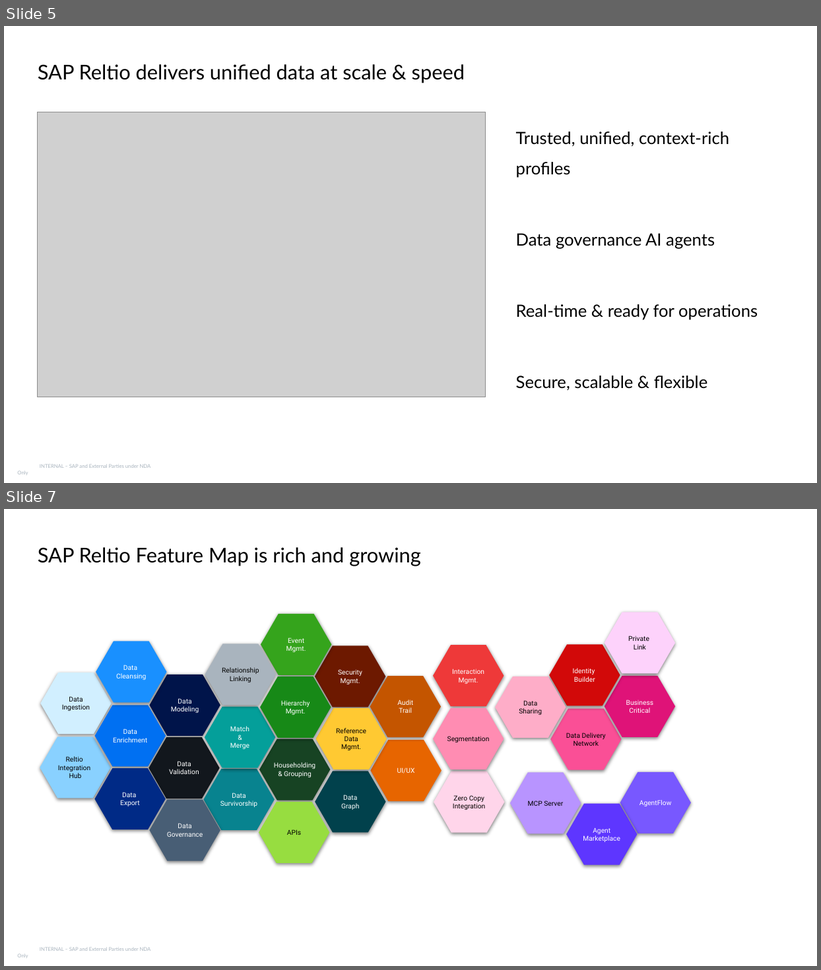
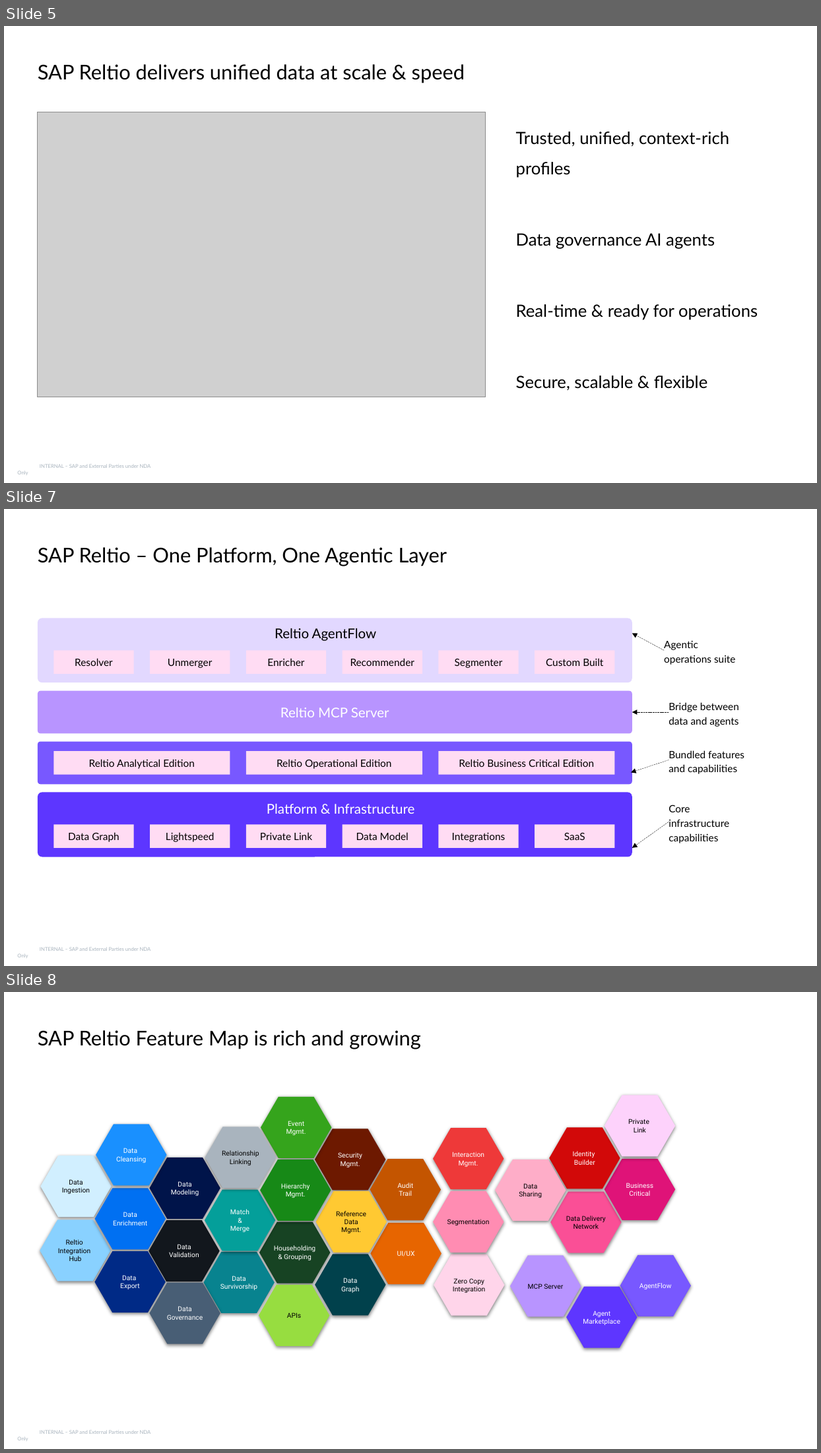
Before and after one commit to SAP-samples/teched2026-DA160, a slide deck: DA160 - Build Real-Time, Unified Data Products for Agentic AI with SAP Reltio.pptx. Shown one above the other, each under a label of ours: slides 5 and 7 before the commit, slides 5, 7 and 8 after it; the slides between them are not shown. The pictures are 821x970 and 821x1453 pixels, drawn with LibreOffice and Linux fonts; fonts in the diff are those of the drawing; grey boxes stand for pictures. Boxes give left, top, right and bottom in pixels: in the first picture for what was removed or moved away, otherwise in the second. Text is boxed around its words. In the diff, an @@ line names an element or a change of style, - is before the commit and + after.

```diff
--- a/DA160 - Build Real-Time, Unified Data Products for Agentic AI with SAP Reltio.pptx
+++ b/DA160 - Build Real-Time, Unified Data Products for Agentic AI with SAP Reltio.pptx
@@ slide 7 added at <box>4,509,817,966</box>, background #FFFFFF; not listed: 1 template element that a slide beside it also shows @@
@@ title added at <box>38,547,448,566</box>, 24 pt, text #000000 @@
+SAP Reltio – One Platform, One Agentic Layer
@@ rounded rectangle added at <box>38,618,632,683</box>, fill #E2D8FF @@
@@ text added at <box>275,628,376,641</box>, 16 pt, text #000000 @@
+Reltio AgentFlow
@@ arrow added from (664, 650) to (632, 633), #000000 0.25 pt dashed @@
@@ text added at <box>664,640,736,665</box>, 12 pt, text #000000 @@
+Agentic operations suite
@@ rectangle added at <box>54,650,134,673</box>, fill #FFDCF3, 12 pt, text #000000 @@
+Resolver
@@ rectangle added at <box>150,650,230,673</box>, fill #FFDCF3, 12 pt, text #000000 @@
+Unmerger
@@ rectangle added at <box>246,650,326,673</box>, fill #FFDCF3, 12 pt, text #000000 @@
+Enricher
@@ rectangle added at <box>343,650,422,673</box>, fill #FFDCF3, 12 pt, text #000000 @@
+Recommender
@@ rectangle added at <box>438,650,518,673</box>, fill #FFDCF3, 12 pt, text #000000 @@
+Segmenter
@@ rectangle added at <box>535,650,614,673</box>, fill #FFDCF3, 12 pt, text #000000 @@
+Custom Built
@@ rounded rectangle added at <box>38,691,632,733</box>, fill #B894FF, 16 pt, text #FFFFFF @@
+Reltio MCP Server
@@ text added at <box>669,702,739,727</box>, 12 pt, text #000000 @@
+Bridge between data and agents
@@ arrow added from (669, 712) to (632, 712), #000000 0.25 pt dashed @@
@@ rounded rectangle added at <box>38,742,632,784</box>, fill #7858FF @@
@@ rectangle added at <box>54,751,230,774</box>, fill #FFDCF3, 12 pt, text #000000 @@
+Reltio Analytical Edition
@@ rectangle added at <box>246,751,422,774</box>, fill #FFDCF3, 12 pt, text #000000 @@
+Reltio Operational Edition
@@ rectangle added at <box>438,751,614,774</box>, fill #FFDCF3, 12 pt, text #000000 @@
+Reltio Business Critical Edition
@@ arrow added from (669, 760) to (630, 772), #000000 0.25 pt dashed @@
@@ text added at <box>669,751,745,774</box>, 12 pt, text #000000 @@
+Bundled features and capabilities
@@ rounded rectangle added at <box>38,792,632,857</box>, fill #5D36FF @@
@@ text added at <box>267,804,415,814</box>, 16 pt, text #FFFFFF @@
+Platform & Infrastructure
@@ text added at <box>669,805,729,844</box>, 12 pt, text #000000 @@
+Core infrastructure capabilities
@@ rectangle added at <box>54,824,134,848</box>, fill #FFDCF3, 12 pt, text #000000 @@
+Data Graph
@@ rectangle added at <box>150,824,230,848</box>, fill #FFDCF3, 12 pt, text #000000 @@
+Lightspeed
@@ rectangle added at <box>246,824,326,848</box>, fill #FFDCF3, 12 pt, text #000000 @@
+Private Link
@@ rectangle added at <box>343,824,422,848</box>, fill #FFDCF3, 12 pt, text #000000 @@
+Data Model
@@ rectangle added at <box>438,824,518,848</box>, fill #FFDCF3, 12 pt, text #000000 @@
+Integrations
@@ rectangle added at <box>535,824,614,848</box>, fill #FFDCF3, 12 pt, text #000000 @@
+SaaS
@@ arrow added from (669, 822) to (632, 848), #000000 0.25 pt dashed @@
@@ what was slide 7 is now slide 8 @@
```
Also in this commit, not shown: 2 slides changed, 8 other slides added, 2 other files.
